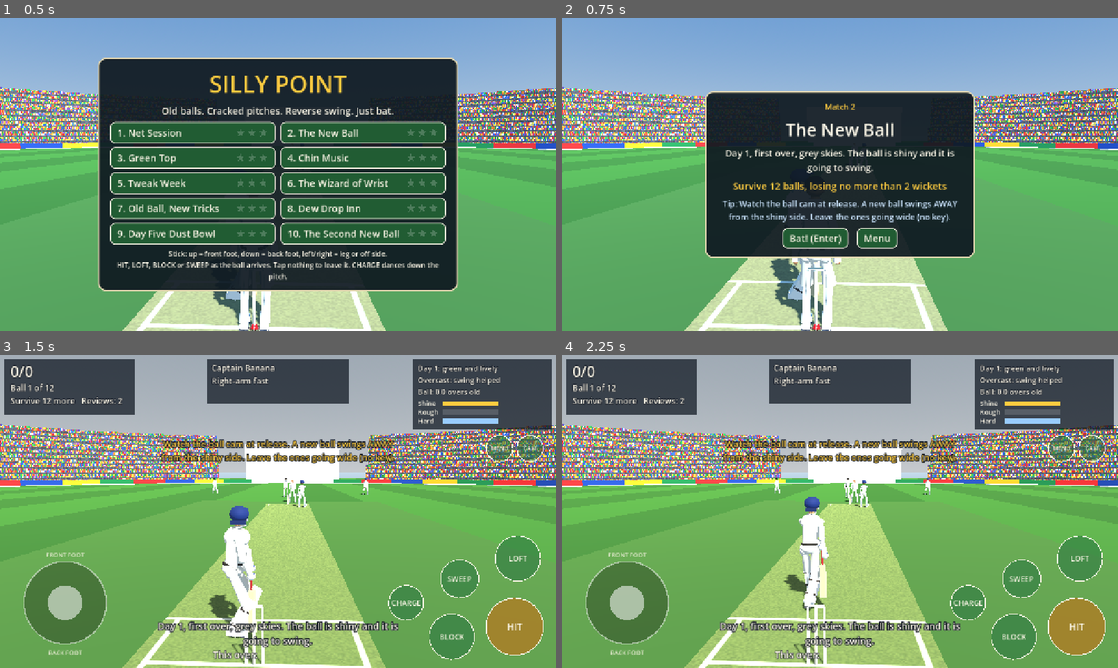
Above: before the commit, frames 1-4 (two rows, left to right).
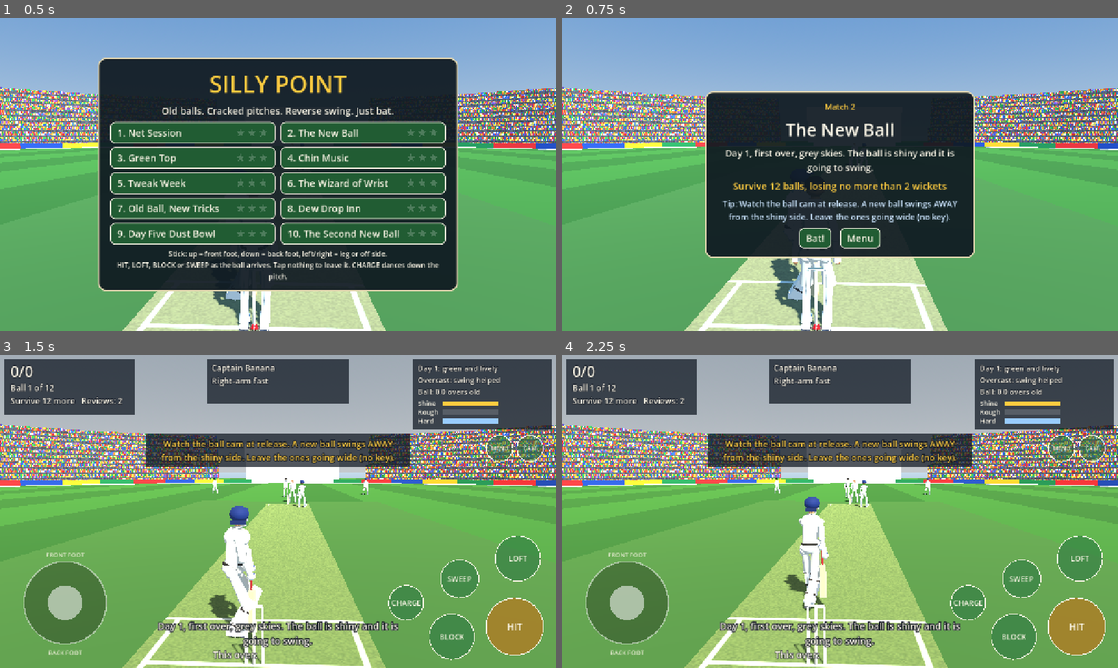
Above: after the commit, the same moments.

Repository: ahab94/silly-point
Game: Godot game, scene res://scenes/main.tscn
Same seed, same stepped clock (60 frames per second), same inputs: the game is played once before the commit and once after it.
Inputs (mouse positions are in pixels of both pictures, inside the frame that each line leads up to):
- Up to frame 1 (0.5 s): no input
- Up to frame 2 (0.75 s): click "2. The New Ball" at 0.5 s
- Up to frame 3 (1.5 s): click (255, 574) at 1.25 s, where only the run before the commit has a clickable "Bat! (Enter)"
- Up to frame 4 (2.25 s): tap Enter (confirm) at 2 s; move the mouse to (962, 495) at 2.02 s; hold D (dir_right) from 2.03 s (still down); hold Shift (dance) from 2.03 s (still down); click (962, 495) at 2.17 s

Frame 1 is identical in both runs. In frame 2, 0.9% of the frame differs, in the area x 39-61%, y 67-74%; in frame 3, 3.9%, in the area x 26-74%, y 25-36%; in frame 4, 3.9%.

Commit message:
v0.1.5: polish pass from full-flow playthroughs (walk-off leak, dead time, phone layout overlaps, labels, lighting) plus --audit and --auto-ui QA flags
Co-Authored-By: Claude Opus 5.5 <noreply@anthropic.com>

Diff:
--- a/project.godot
+++ b/project.godot
@@ -5,7 +5,7 @@
 config/name="Silly Point"
 run/main_scene="res://scenes/main.tscn"
 config/features=PackedStringArray("4.7")
-config/version="0.1.4"
+config/version="0.1.5"
 config/icon="res://icon.svg"
 boot_splash/bg_color=Color(0.47, 0.69, 0.86, 1)
 boot_splash/show_image=false
--- a/scripts/game.gd
+++ b/scripts/game.gd
@@ -445,6 +445,10 @@
 	_sim_time += delta
 	_check_flags()
 	phase_t += delta
+	if _flags.has("auto-ui"):
+		_auto_ui()
+	if _flags.has("audit"):
+		_audit()
 	match phase:
 		Phase.PRE:
 			if phase_t > 0.7:
@@ -708,6 +712,69 @@
 		sound.play("howzat", -11.0, randf_range(0.95, 1.05), 0.25)
 
 
+## Dev flag --auto-ui: click through the menus like a player (for full-flow
+## recordings): pick the match, read the card, press Bat!, and at the end
+## press Next or Retry. Uses the same signals the buttons emit.
+var _auto_t := 0.0
+
+func _auto_ui() -> void:
+	_auto_t += get_process_delta_time()
+	match phase:
+		Phase.MENU:
+			if _auto_t > 1.5:
+				_auto_t = 0.0
+				hud.level_chosen.emit(int(_flags.get("auto-level", "0")))
+		Phase.INTRO:
+			if _auto_t > 2.5:
+				_auto_t = 0.0
+				hud.start_pressed.emit()
+		Phase.END:
+			if _auto_t > 3.0:
+				_auto_t = 0.0
+				if won:
+					hud.next_pressed.emit()
+				else:
+					hud.retry_pressed.emit()
+		_:
+			_auto_t = 0.0
+
+
+## Dev flag --audit: checks that should always hold, every frame. Prints
+## "AUDIT <time> <problem>" (once per problem per ball).
+var _audit_seen := {}
+
+func _audit_fail(msg: String) -> void:
+	var key := "%d:%s" % [balls, msg]
+	if not _audit_seen.has(key):
+		_audit_seen[key] = true
+		print("AUDIT %.2f phase=%s %s" % [_sim_time, Phase.keys()[phase], msg])
+
+
+func _audit() -> void:
+	if phase == Phase.MENU or level.is_empty():
+		return
+	if ball.visible and ball.position.y < -0.02:
+		_audit_fail("ball below ground y=%.2f" % ball.position.y)
+	if not ball.position.is_finite():
+		_audit_fail("ball position not finite")
+	var limit := {Phase.PRE: 3.0, Phase.RUNUP: 3.0, Phase.FLIGHT: 4.0, Phase.PLAY: 9.0, Phase.DECIDE: 3.0,
+			Phase.DRS: 5.0, Phase.BETWEEN: 4.0}
+	if limit.has(phase) and phase_t > float(limit[phase]):
+		_audit_fail("stuck in phase for %.1fs" % phase_t)
+	if runs < 0 or wkts < 0 or wkts > int(level.wickets) or balls > int(level.balls):
+		_audit_fail("impossible score %d/%d balls %d" % [runs, wkts, balls])
+	if phase == Phase.RUNUP and batter.position.distance_to(Strokes.ROOT) > 0.05 and not danced:
+		_audit_fail("batter not at the crease at run-up")
+	for i in fielder_figs.size():
+		var f: Node3D = fielder_figs[i]
+		if f.visible and Vector2(f.position.x, f.position.z - Fielding.CENTRE.y).length() > Fielding.BOUNDARY + 8.0:
+			_audit_fail("fielder %d outside the ground" % i)
+	if phase in [Phase.PRE, Phase.RUNUP] and pitch_mark.visible:
+		_audit_fail("old pitch mark still showing")
+	if phase in [Phase.PRE, Phase.RUNUP] and ball.visible:
+		_audit_fail("ball visible before release")
+
+
 ## Dev flag --log-events: timestamped moments, for cutting videos.
 func _event(name: String) -> void:
 	if _flags.has("log-events"):
@@ -757,8 +824,11 @@
 
 
 func _play(delta: float) -> void:
-	play_t += delta
 	var fr: Dictionary = out_o.get("field", {})
+	# Time-lapse: the shot plays at full speed, then the chase to the ball or
+	# the rope runs at double speed so there's no dead time.
+	var hit_ball := not fr.is_empty()
+	play_t += delta * (2.0 if hit_ball and play_t > 1.3 else 1.0)
 	if not fr.is_empty() and not bat.played_on and not bat.hit_wicket:
 		var t_end: float = fr.t_end
 		var result: String = fr.result
@@ -784,9 +854,9 @@
 				var p := _throw_from.lerp(to, k)
 				p.y += sin(k * PI) * minf(_throw_from.distance_to(to) * 0.12, 6.0)
 				_show_ball(p)
-		var done := t_end + 1.0
+		var done := t_end + 0.8
 		if thrown:
-			done = t_end + 0.35 + throw_dur + 0.3
+			done = t_end + 0.35 + minf(throw_dur, 0.6)    # the score comes up as the throw goes in
 		if play_t >= minf(done, 7.0):
 			_set_phase(Phase.DECIDE)
 	else:
@@ -1245,7 +1315,11 @@
 
 # ---------------------------------------------------------------- batter animation
 
+var _batter_tw: Tween       # the walk-off or the charge; stopped when the next ball starts
+
 func _batter_stance() -> void:
+	if _batter_tw and _batter_tw.is_valid():
+		_batter_tw.kill()
 	batter.position = Strokes.ROOT
 	batter.set_pose(Strokes.stance())
 
@@ -1254,6 +1328,7 @@
 func _batter_charge() -> void:
 	batter.run_procedural(func(tt: float) -> Dictionary: return Strokes.gait(tt, 5.0, Vector3(0.2, 0, -1)))
 	var tw := create_tween()
+	_batter_tw = tw
 	tw.tween_property(batter, "position", Strokes.ROOT + Vector3(0.15, 0.0, -2.25), 0.42)
 	tw.tween_callback(func() -> void:
 		if not shot_taken:
@@ -1283,6 +1358,7 @@
 		g.batface = dir
 		return g)
 	var tw := create_tween()
+	_batter_tw = tw
 	tw.tween_interval(0.5)
 	tw.tween_property(batter, "position", batter.position + dir * 3.5, 2.6)
 
--- a/scripts/hud.gd
+++ b/scripts/hud.gd
@@ -38,6 +38,8 @@
 var _tip: Label
 var _review: PanelContainer
 var _review_label: Label
+var _review_btn: Button
+var _walk_btn: Button
 var _drs: PanelContainer
 var _drs_label: Label
 var _card: PanelContainer
@@ -198,6 +200,7 @@
 
 func tip(text: String) -> void:
 	_tip.text = text
+	queue_redraw()
 
 
 func snicko(spike: float) -> void:
@@ -252,8 +255,13 @@
 		# Left side, clear of the batter and slips (right side on tall screens,
 		# where the bowler panel sits under the scoreboard).
 		_draw_ball_cam(Vector2(90.0, 330.0) if size.y > size.x else Vector2(90.0, 240.0), 52.0)
+	if _tip.visible and _tip.text != "":
+		# A dark panel behind the tip so it reads over the crowd.
+		var tr := Rect2(_tip.position - Vector2(14, 8), Vector2(_tip.size.x + 28, _tip.get_minimum_size().y + 16))
+		draw_rect(tr, PANEL)
 	if _timing_t > 0.0:
-		_draw_timing(Vector2(s.x * 0.5, s.y - 150.0))
+		# Above the touch controls on tall screens.
+		_draw_timing(Vector2(s.x * 0.5, (s.y - 450.0) if (show_touch and s.y > s.x) else (s.y - 150.0)))
 	if _snick_t > 0.0 and _snick >= 0.0:
 		_draw_snicko(Vector2(s.x * 0.5 - 200, s.y * 0.5 + 120))
 
@@ -366,12 +374,14 @@
 	h.alignment = BoxContainer.ALIGNMENT_CENTER
 	h.add_theme_constant_override("separation", 20)
 	v.add_child(h)
-	_button("Review (R)", h, func() -> void: review_pressed.emit())
-	_button("Walk off (Enter)", h, func() -> void: walk_pressed.emit())
+	_review_btn = _button("Review (R)", h, func() -> void: review_pressed.emit())
+	_walk_btn = _button("Walk off (Enter)", h, func() -> void: walk_pressed.emit())
 	_review.visible = false
 
 
 func ask_review(how: String, reviews_left: int) -> void:
+	_review_btn.text = "REVIEW" if show_touch else "Review (R)"
+	_walk_btn.text = "Walk off" if show_touch else "Walk off (Enter)"
 	_review_label.text = "OUT! %s\nReview it? %d review%s left" % [how, reviews_left, "" if reviews_left == 1 else "s"]
 	_review.visible = true
 	_layout()
@@ -439,6 +449,7 @@
 
 func show_intro(index: int, level: Dictionary, goal: String) -> void:
 	_clear_card()
+	set_play_visible(false)      # no leftover scoreboard from the last match
 	_card_label("Match %d" % (index + 1), 18, GOLD)
 	_card_label(level.name, 40)
 	_card_label(level.blurb, 21)
@@ -448,7 +459,7 @@
 	h.alignment = BoxContainer.ALIGNMENT_CENTER
 	h.add_theme_constant_override("separation", 20)
 	_card_box.add_child(h)
-	_button("Bat! (Enter)", h, func() -> void: start_pressed.emit())
+	_button("Bat!" if show_touch else "Bat! (Enter)", h, func() -> void: start_pressed.emit())
 	_button("Menu", h, func() -> void: menu_pressed.emit())
 	_card.visible = true
 	_menu.visible = false
@@ -466,9 +477,9 @@
 	h.alignment = BoxContainer.ALIGNMENT_CENTER
 	h.add_theme_constant_override("separation", 20)
 	_card_box.add_child(h)
-	_button("Retry (R)", h, func() -> void: retry_pressed.emit())
+	_button("Retry" if show_touch else "Retry (R)", h, func() -> void: retry_pressed.emit())
 	if won and has_next:
-		_button("Next (Enter)", h, func() -> void: next_pressed.emit())
+		_button("Next" if show_touch else "Next (Enter)", h, func() -> void: next_pressed.emit())
 	_button("Menu", h, func() -> void: menu_pressed.emit())
 	_card_stars = stars if won else -1
 	_card.visible = true
@@ -691,6 +702,9 @@
 		_comm.position = Vector2(30.0, s.y - 400.0)
 	_tip.size = Vector2(clampf(s.x - 700, 300, 640), 40)
 	_tip.position = Vector2((s.x - _tip.size.x) * 0.5, 190)
+	if s.y > s.x:
+		_tip.size = Vector2(s.x - 80.0, 40)
+		_tip.position = Vector2(40.0, 275.0)     # below the bowler panel
 	for p in [_card, _menu, _review]:
 		p.reset_size()
 		p.position = (s - p.size) * 0.5
--- a/scripts/stadium.gd
+++ b/scripts/stadium.gd
@@ -76,7 +76,7 @@
 	e.background_mode = Environment.BG_SKY
 	e.sky = sky
 	e.ambient_light_source = Environment.AMBIENT_SOURCE_SKY
-	e.ambient_light_energy = 0.4 if night else 0.42
+	e.ambient_light_energy = 0.45 if night else 0.6     # enough fill that backlit fielders aren't silhouettes
 	e.tonemap_mode = Environment.TONE_MAPPER_FILMIC
 	e.tonemap_exposure = 0.78
 	env = WorldEnvironment.new()
Not shown, changed: export_presets.cfg
Not shown, added: docs/releases/v0.1.5.md
